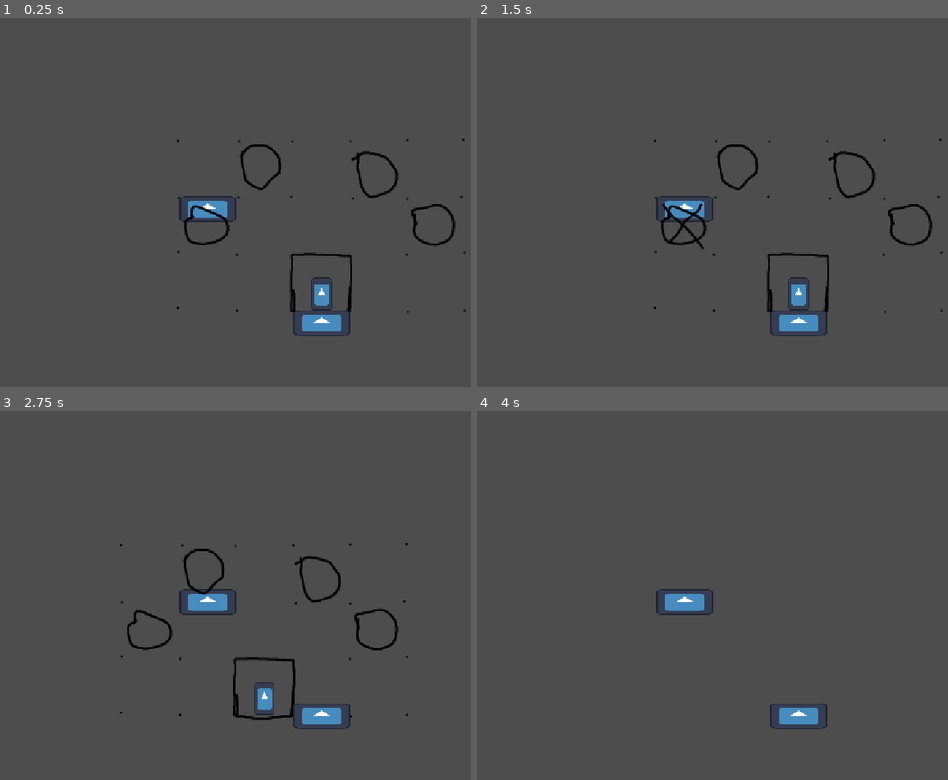
Above: before the commit, frames 1-4 (two rows, left to right).
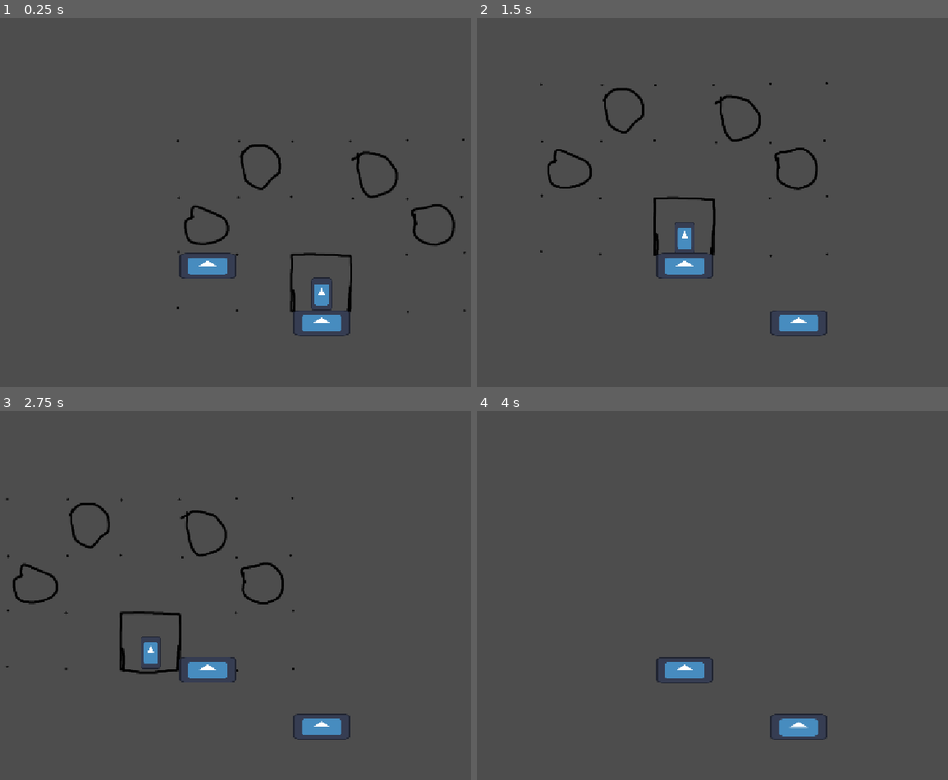
Above: after the commit, the same moments.

Repository: TheDartFrog/HorseFall
Game: Godot game, scene res://Scenes/main_node.tscn
Two runs of this game, one before a commit and one after it. Both use one fixed random seed, a clock stepped at 60 frames per second and the inputs below. The engine's default icon, where the game draws it, is replaced by a stand-in: a white triangle on a blue panel in a dark square.
Inputs (mouse positions are in pixels of both pictures, inside the frame that each line leads up to; where the layout moved, square brackets give the same spot in the first picture):
- Up to frame 1 (0.25 s): no input
- Up to frame 2 (1.5 s): click (684, 224) at 0.5 s; click (684, 224) at 1.25 s
- Up to frame 3 (2.75 s): click (150, 506) [263, 562] at 2 s
- Up to frame 4 (4 s): click (571, 532) [684, 580] at 2.75 s; tap Enter at 3.5 s

The runs differ from the first frame. In frame 1, 1.0% of the frame differs, in the area x 37-51%, y 48-71%; in frame 2, 3.8%; in frame 3, 4.5%, in the area x 1-87%, y 23-90%; in frame 4, 1.7%.

Commit message:
grounded check

Diff:
--- a/Scenes/main_node.tscn
+++ b/Scenes/main_node.tscn
@@ -17,4 +17,4 @@
 unique_name_in_owner = true
 
 [node name="Platform2" parent="." unique_id=1213041697 instance=ExtResource("1_jah86")]
-position = Vector2(-250, -200)
+position = Vector2(-250, -100)
--- a/Scenes/playerScene.tscn
+++ b/Scenes/playerScene.tscn
@@ -3,6 +3,9 @@
 [ext_resource type="Script" uid="uid://nh5pcrtulosm" path="res://Scripts/playerScript.gd" id="1_33jum"]
 [ext_resource type="Texture2D" uid="uid://bc2gtgbshd8xx" path="res://Assets/Textures/icon.svg" id="1_f0e4c"]
 [ext_resource type="PackedScene" uid="uid://75x8supcyloh" path="res://Scenes/board.tscn" id="3_ok6mi"]
+
+[sub_resource type="SeparationRayShape2D" id="SeparationRayShape2D_lm2wk"]
+length = 8.0
 
 [node name="PlayerScene" type="RigidBody2D" unique_id=630646939]
 script = ExtResource("1_33jum")
@@ -43,3 +46,9 @@
 
 [node name="horsNode4" type="Node2D" parent="." unique_id=1099341803]
 position = Vector2(200, -120)
+
+[node name="groundCheckArea2D" type="Area2D" parent="." unique_id=453722354]
+
+[node name="GroundCheckCol2D" type="CollisionShape2D" parent="groundCheckArea2D" unique_id=861619530]
+position = Vector2(0, -1)
+shape = SubResource("SeparationRayShape2D_lm2wk")
--- a/Scripts/playerScript.gd
+++ b/Scripts/playerScript.gd
@@ -1,12 +1,15 @@
 extends RigidBody2D
 
-var isGrounded = true
+var isGrounded = false
 
 func _ready():
 	print("yay")
 
-#func _physics_process(delta): ## yo are we even gonna need this lowk
-#	print("woo")
+func _physics_process(delta): ## yo are we even gonna need this lowk         update: yes we are
+	print($groundCheckArea2D.get_overlapping_bodies().is_empty())
+	if $groundCheckArea2D.get_overlapping_bodies().is_empty():
+		isGrounded = false
+	else: isGrounded = true
 
 func goToNode(theNode: int): ## nodes 1-4
 	match theNode:
--- a/boardScript.gd
+++ b/boardScript.gd
@@ -21,7 +21,6 @@
 		return
 	isGrounded = playerRef.isGrounded
 	switchGroundedStateBoard()
-	enableButton(3)
 	if not isGrounded:
 		return ## exit func if not on ground
 
@@ -89,13 +88,13 @@
 			$goButton1.texture_hover = noTexture
 		2:
 			enableBtn2 = false
-			$goButton2.texture_hover = yesTexture
+			$goButton2.texture_hover = noTexture
 		3:
 			enableBtn3 = false
-			$goButton3.texture_hover = yesTexture
+			$goButton3.texture_hover = noTexture
 		4:
 			enableBtn4 = false
-			$goButton4.texture_hover = yesTexture
+			$goButton4.texture_hover = noTexture
 		_:
 			print("what")
 
